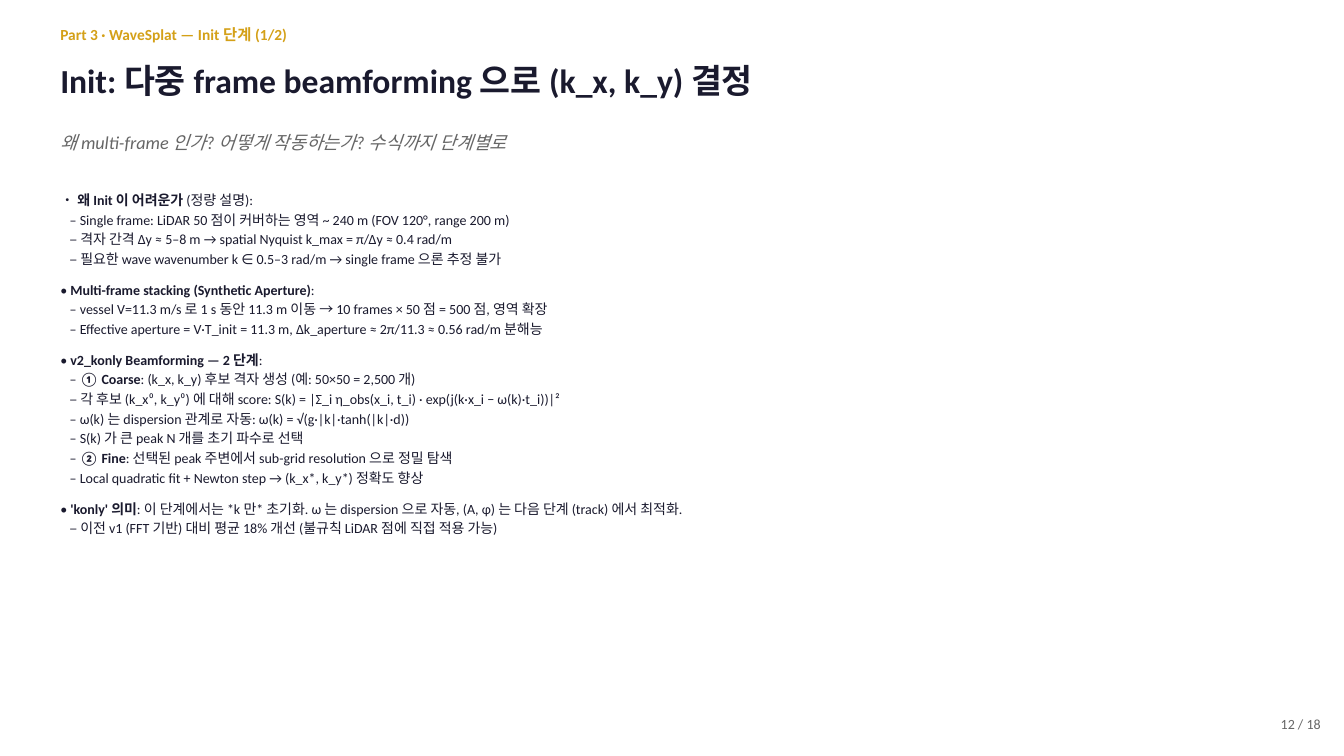
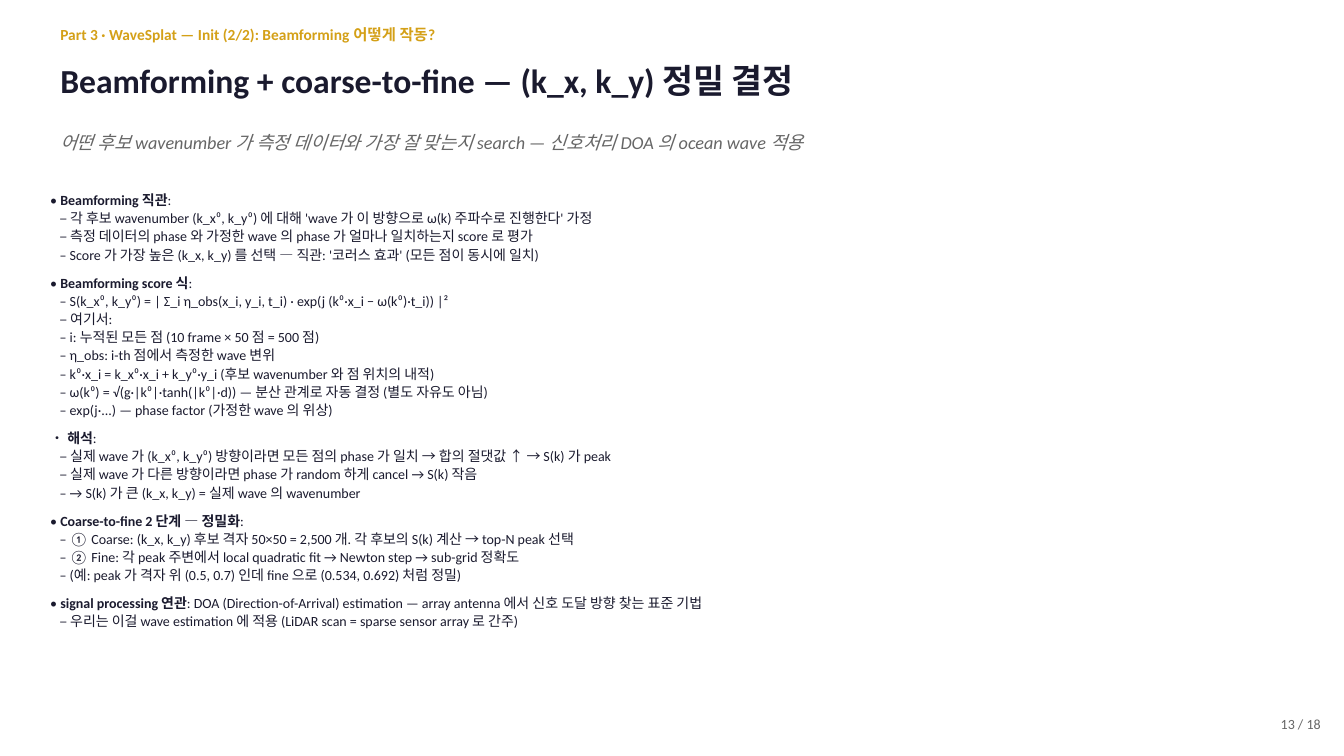
Before and after one commit to SAEYONGPARK94/wavesplat, a slide deck: slide 13 of wavesplat/docs/labmeeting_2026_05_13.pptx (slide 12 before the commit). Drawn at 1344x756 pixels with LibreOffice and Linux fonts; fonts in the diff are those of the drawing. Boxes give left, top, right and bottom in pixels: in the first picture for what was removed or moved away, otherwise in the second. Text is boxed around its words. In the diff, an @@ line names an element or a change of style, - is before the commit and + after.

```diff
--- a/wavesplat/docs/labmeeting_2026_05_13.pptx
+++ b/wavesplat/docs/labmeeting_2026_05_13.pptx
@@ text at (60,27,436,43): text changed @@
-Part 3 · WaveSplat — Init 단계 (1/2)
+Part 3 · WaveSplat — Init (2/2): Beamforming 어떻게 작동?
@@ text at (60,65,794,99): text changed @@
-Init: 다중 frame beamforming 으로 (k_x, k_y) 결정
+Beamforming + coarse-to-fine — (k_x, k_y) 정밀 결정
@@ text at (60,134,803,151): text changed @@
-왜 multi-frame 인가? 어떻게 작동하는가? 수식까지 단계별로
+어떤 후보 wavenumber 가 측정 데이터와 가장 잘 맞는지 search — 신호처리 DOA 의 ocean wave 적용
@@ text at (60,193,702,629): text changed @@
-• 왜 Init 이 어려운가 (정량 설명):
-– Single frame: LiDAR 50 점이 커버하는 영역 ~ 240 m (FOV 120°, range 200 m)
-– 격자 간격 Δy ≈ 5–8 m → spatial Nyquist k_max = π/Δy ≈ 0.4 rad/m
-– 필요한 wave wavenumber k ∈ 0.5–3 rad/m → single frame 으론 추정 불가
-• Multi-frame stacking (Synthetic Aperture):
-– vessel V=11.3 m/s 로 1 s 동안 11.3 m 이동 → 10 frames × 50 점 = 500 점, 영역 확장
-– Effective aperture = V·T_init = 11.3 m, Δk_aperture ≈ 2π/11.3 ≈ 0.56 rad/m 분해능
-• v2_konly Beamforming — 2 단계:
-– ① Coarse: (k_x, k_y) 후보 격자 생성 (예: 50×50 = 2,500 개)
-– 각 후보 (k_x⁰, k_y⁰) 에 대해 score: S(k) = |Σ_i η_obs(x_i, t_i) · exp(j(k·x_i − ω(k)·t_i))|²
-– ω(k) 는 dispersion 관계로 자동: ω(k) = √(g·|k|·tanh(|k|·d))
-– S(k) 가 큰 peak N 개를 초기 파수로 선택
-– ② Fine: 선택된 peak 주변에서 sub-grid resolution 으로 정밀 탐색
-– Local quadratic fit + Newton step → (k_x*, k_y*) 정확도 향상
-• 'konly' 의미: 이 단계에서는 *k 만* 초기화. ω 는 dispersion 으로 자동, (A, φ) 는 다음 단계 (track) 에서 최적화.
-– 이전 v1 (FFT 기반) 대비 평균 18% 개선 (불규칙 LiDAR 점에 직접 적용 가능)
+• Beamforming 직관:
+– 각 후보 wavenumber (k_x⁰, k_y⁰) 에 대해 'wave 가 이 방향으로 ω(k) 주파수로 진행한다' 가정
+– 측정 데이터의 phase 와 가정한 wave 의 phase 가 얼마나 일치하는지 score 로 평가
+– Score 가 가장 높은 (k_x, k_y) 를 선택 — 직관: '코러스 효과' (모든 점이 동시에 일치)
+• Beamforming score 식:
+– S(k_x⁰, k_y⁰) = | Σ_i η_obs(x_i, y_i, t_i) · exp(j (k⁰·x_i − ω(k⁰)·t_i)) |²
+– 여기서:
+– i: 누적된 모든 점 (10 frame × 50 점 = 500 점)
+– η_obs: i-th 점에서 측정한 wave 변위
+– k⁰·x_i = k_x⁰·x_i + k_y⁰·y_i (후보 wavenumber 와 점 위치의 내적)
+– ω(k⁰) = √(g·|k⁰|·tanh(|k⁰|·d)) — 분산 관계로 자동 결정 (별도 자유도 아님)
+– exp(j·...) — phase factor (가정한 wave 의 위상)
+• 해석:
+– 실제 wave 가 (k_x⁰, k_y⁰) 방향이라면 모든 점의 phase 가 일치 → 합의 절댓값 ↑ → S(k) 가 peak
+– 실제 wave 가 다른 방향이라면 phase 가 random 하게 cancel → S(k) 작음
+– → S(k) 가 큰 (k_x, k_y) = 실제 wave 의 wavenumber
+• Coarse-to-fine 2 단계 — 정밀화:
+– ① Coarse: (k_x, k_y) 후보 격자 50×50 = 2,500 개. 각 후보의 S(k) 계산 → top-N peak 선택
+– ② Fine: 각 peak 주변에서 local quadratic fit → Newton step → sub-grid 정확도
+– (예: peak 가 격자 위 (0.5, 0.7) 인데 fine 으로 (0.534, 0.692) 처럼 정밀)
+• signal processing 연관: DOA (Direction-of-Arrival) estimation — array antenna 에서 신호 도달 방향 찾는 표준 기법
+– 우리는 이걸 wave estimation 에 적용 (LiDAR scan = sparse sensor array 로 간주)
```
Also in this commit, not shown: 1 other slide changed, 2 slides added, 4 other files.
